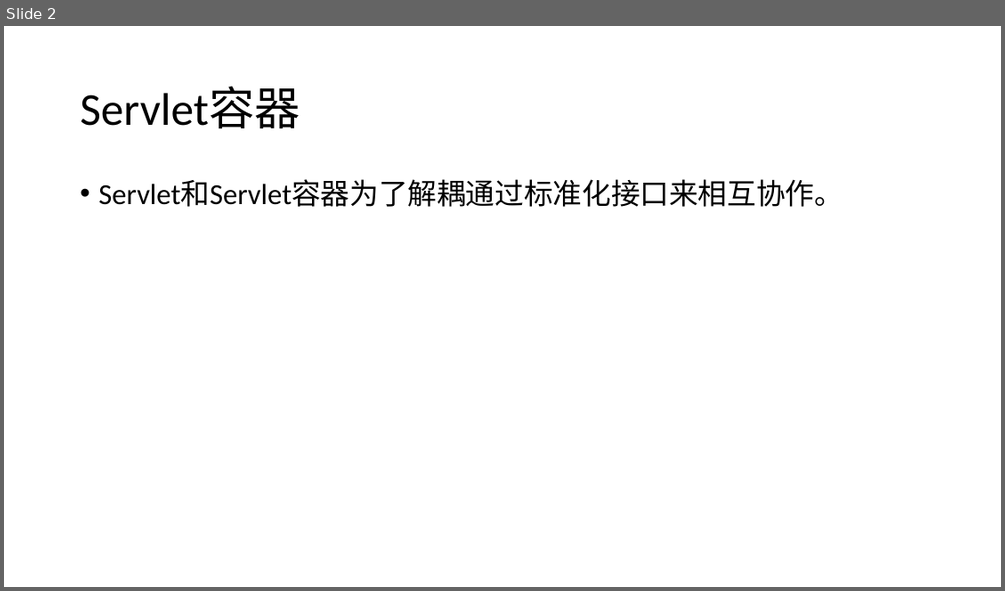
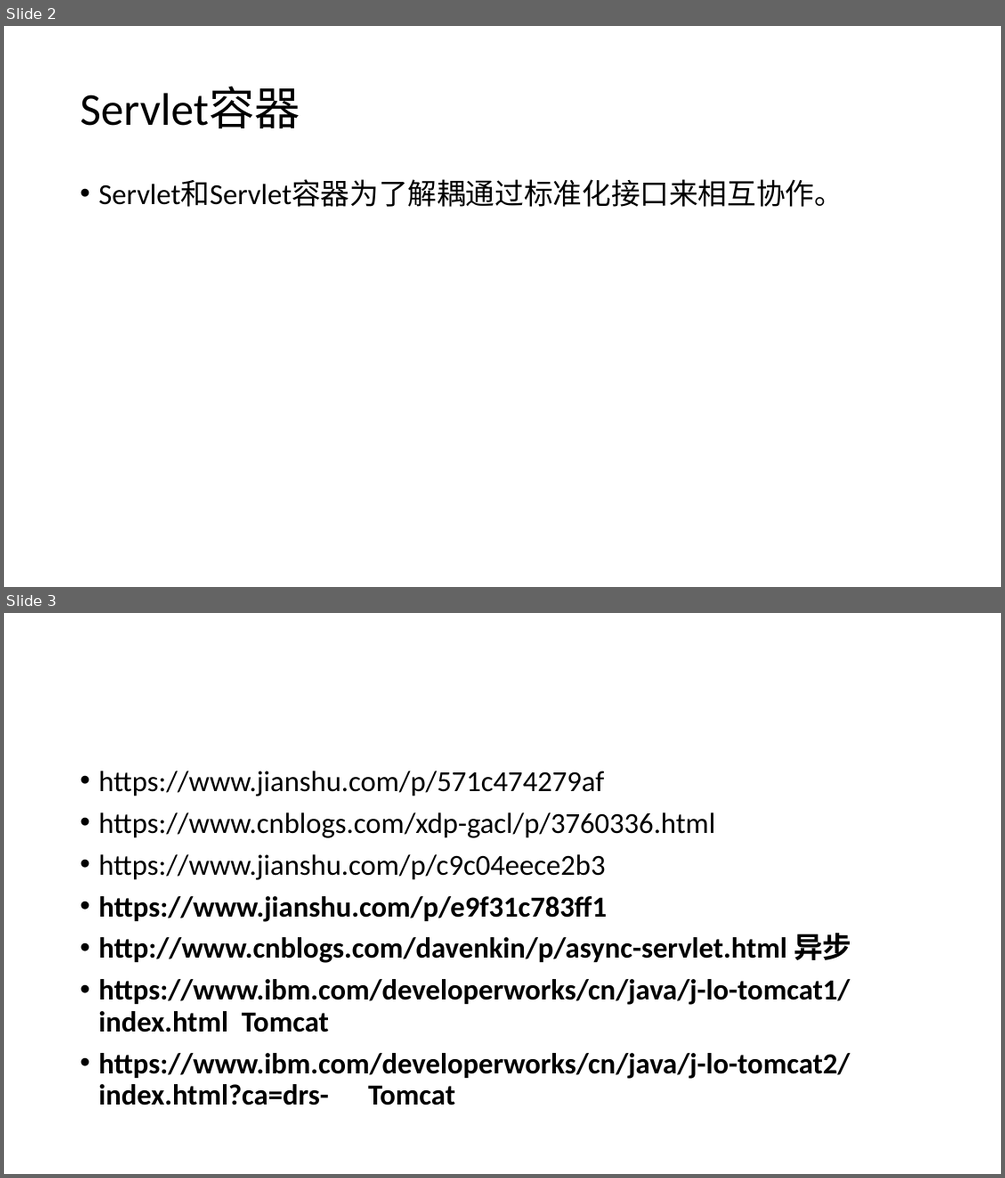
Before and after one commit to zy475459736/progress, a slide deck: servlets/Servlet.pptx. Shown one above the other, each under a label of ours: slide 2 before the commit, slides 2 and 3 after it. The pictures are 1005x591 and 1005x1178 pixels, drawn with LibreOffice and Linux fonts; fonts in the diff are those of the drawing. Boxes give left, top, right and bottom in pixels: in the first picture for what was removed or moved away, otherwise in the second. Text is boxed around its words. In the diff, an @@ line names an element or a change of style, - is before the commit and + after.

Commit message:
servlet ppt

```diff
--- a/servlets/Servlet.pptx
+++ b/servlets/Servlet.pptx
@@ slide 3 added at [4,613,1001,1174], background #FFFFFF @@
@@ text added at [98,771,851,1105], 28 pt, text #000000, bold @@
+• https://www.jianshu.com/p/571c474279af
+• https://www.cnblogs.com/xdp-gacl/p/3760336.html
+• https://www.jianshu.com/p/c9c04eece2b3
+• https://www.jianshu.com/p/e9f31c783ff1
+• http://www.cnblogs.com/davenkin/p/async-servlet.html 异步
+• https://www.ibm.com/developerworks/cn/java/j-lo-tomcat1/index.html Tomcat
+• https://www.ibm.com/developerworks/cn/java/j-lo-tomcat2/index.html?ca=drs- Tomcat
```
Also in this commit, not shown: 9 other slides added.
